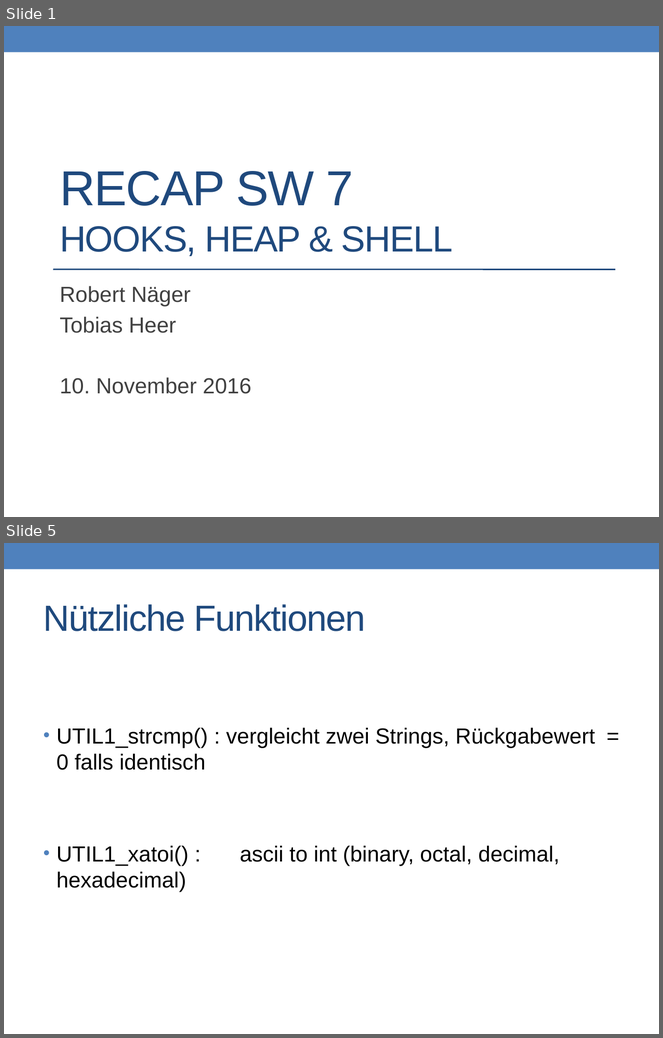
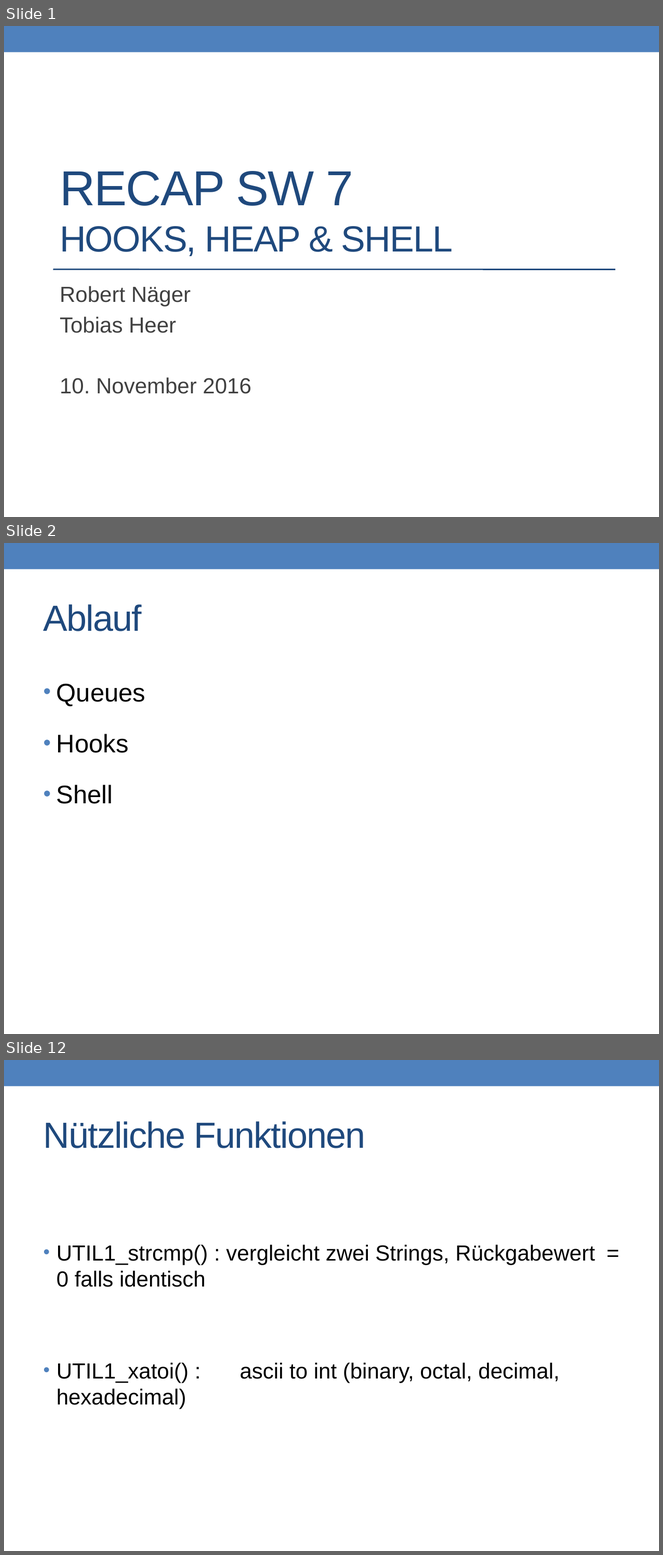
Before and after one commit to prg2lt1/robogit, a slide deck: Recap/ToroRecap.pptx. Shown one above the other, each under a label of ours: slides 1 and 5 before the commit, slides 1, 2 and 12 after it; the slides between them are not shown. The pictures are 663x1038 and 663x1555 pixels, drawn with LibreOffice and Linux fonts; fonts in the diff are those of the drawing. Boxes give left, top, right and bottom in pixels: in the first picture for what was removed or moved away, otherwise in the second. Text is boxed around its words. In the diff, an @@ line names an element or a change of style, - is before the commit and + after.

```diff
--- a/Recap/ToroRecap.pptx
+++ b/Recap/ToroRecap.pptx
@@ slide 2 added at (4, 543, 659, 1034), background #FFFFFF; not listed: 1 template element that a slide beside it also shows @@
@@ title added at (44, 604, 142, 631), 40 pt, text #1F497D @@
+Ablauf
@@ text added at (57, 683, 145, 804), 28 pt, text #000000 @@
+• Queues
+• Hooks
+• Shell
@@ what was slide 5 is now slide 12 @@
```
Also in this commit, not shown: 4 slides changed, 9 other slides added, 2 slides removed.
